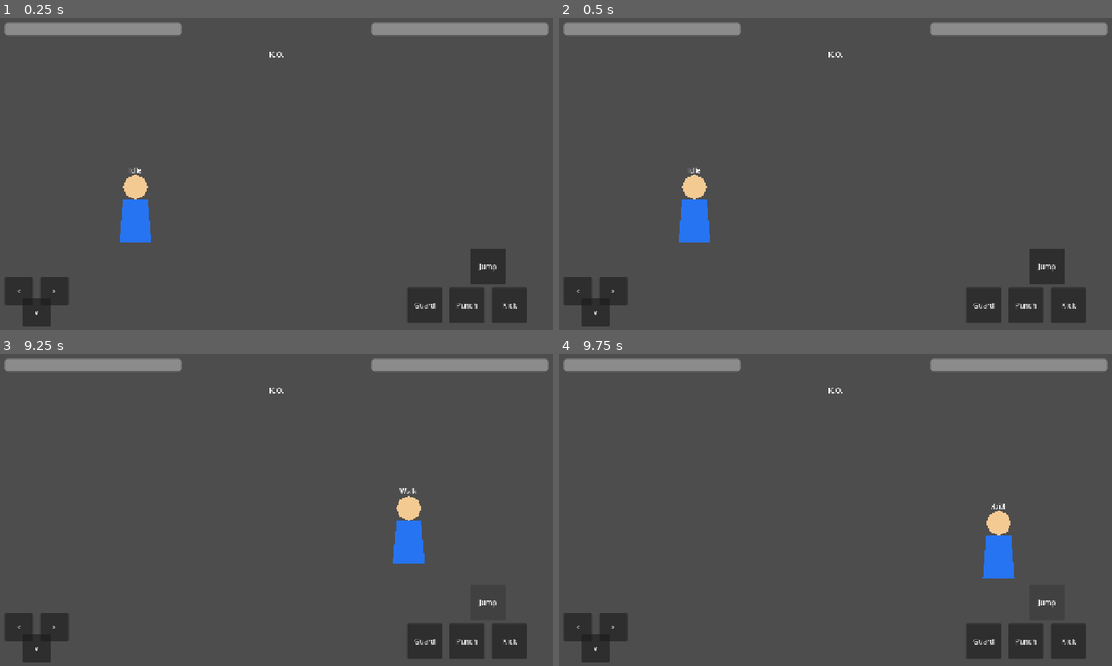
Above: before the commit, frames 1-4 (two rows, left to right).
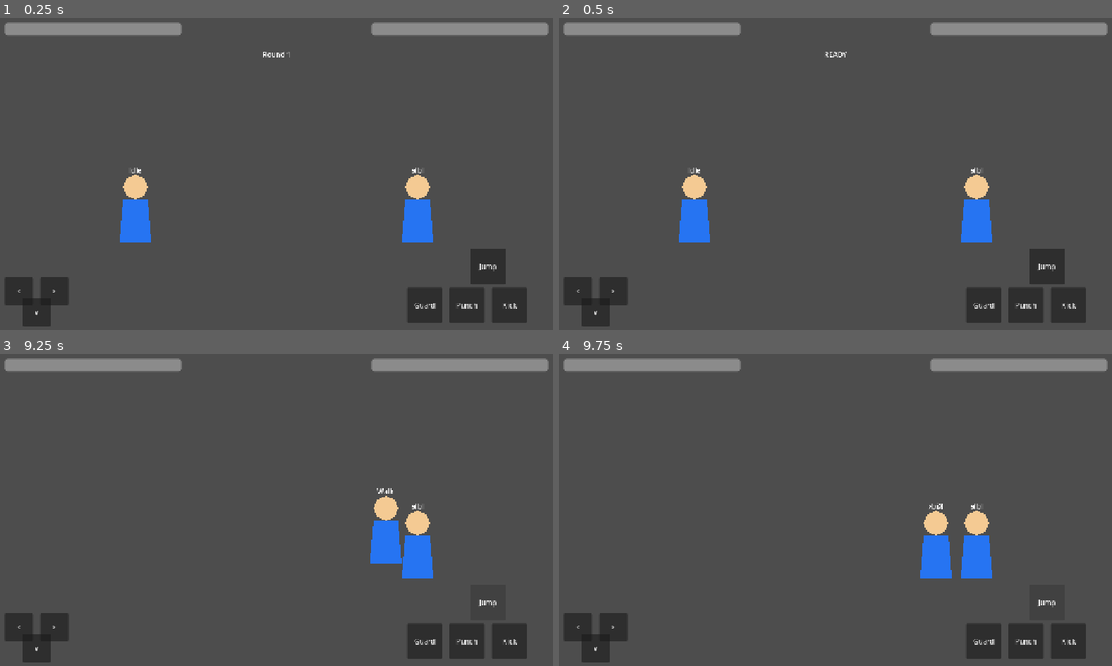
Above: after the commit, the same moments.

Repository: adamonine-stack/hashire-kaminari-dakkan-no-kobushi
Game: Godot game, scene res://scenes/Battle.tscn
Same seed, same stepped clock (60 frames per second), same inputs: the game is played once before the commit and once after it.
Inputs:
- Up to frame 1 (0.25 s): no input
- Up to frame 2 (0.5 s): no input
- Up to frame 3 (9.25 s): click "<" at 0.5 s; click ">" at 1.25 s; click "v" at 2 s; click "Punch" at 2.75 s; click "Kick" at 3.5 s; click "Guard" at 4.25 s; click "Jump" at 5 s; hold Right (move_right) 5.78-7.28 s; tap J (attack) at 5.85, 8.1 s; tap Up (jump) at 6.02, 6.77, 8.27, 9.02 s; tap L (guard) at 6.6 s; hold Left (move_left) 7.28-8.03 s; tap K (kick) at 7.35 s; hold Right (move_right) from 8.03 s (still down); hold L (guard) from 8.78 s (still down)
- Up to frame 4 (9.75 s): release Right (move_right) at 9.53 s; release L (guard) at 9.53 s; hold Left (move_left) from 9.53 s (still down); tap K (kick) at 9.6 s

The runs differ from the first frame. In frame 1, 1.0% of the frame differs, in the area x 47-79%, y 10-72%; in frame 2, 1.0%; in frame 3, 1.9%; in frame 4, 2.7%, in the area x 48-83%, y 10-72%.
Error after the commit: Invalid assignment of property or key 'text' with value of type 'String' on a base object of type 'null instance'. (res://scripts/battle/round_manager.gd:197)

Commit message:
Wire round manager into battle

Diff:
--- a/godot/scenes/Battle.tscn
+++ b/godot/scenes/Battle.tscn
@@ -1,8 +1,9 @@
-[gd_scene load_steps=5 format=3]
+[gd_scene load_steps=6 format=3]
 
 [ext_resource type="PackedScene" path="res://scenes/UI.tscn" id="1_ui"]
 [ext_resource type="PackedScene" path="res://scenes/Player.tscn" id="2_player"]
 [ext_resource type="Script" path="res://scripts/battle/battle_controller.gd" id="3_battle_controller"]
+[ext_resource type="Script" path="res://scripts/battle/round_manager.gd" id="4_round_manager"]
 
 [sub_resource type="RectangleShape2D" id="RectangleShape2D_floor"]
 size = Vector2(1280, 32)
@@ -12,6 +13,9 @@
 
 [node name="Player" parent="." instance=ExtResource("2_player")]
 position = Vector2(320, 520)
+
+[node name="Enemy" parent="." instance=ExtResource("2_player")]
+position = Vector2(960, 520)
 
 [node name="BattleCamera" type="Camera2D" parent="."]
 position = Vector2(640, 360)
@@ -23,3 +27,6 @@
 shape = SubResource("RectangleShape2D_floor")
 
 [node name="UI" parent="." instance=ExtResource("1_ui")]
+
+[node name="RoundManager" type="Node" parent="."]
+script = ExtResource("4_round_manager")
